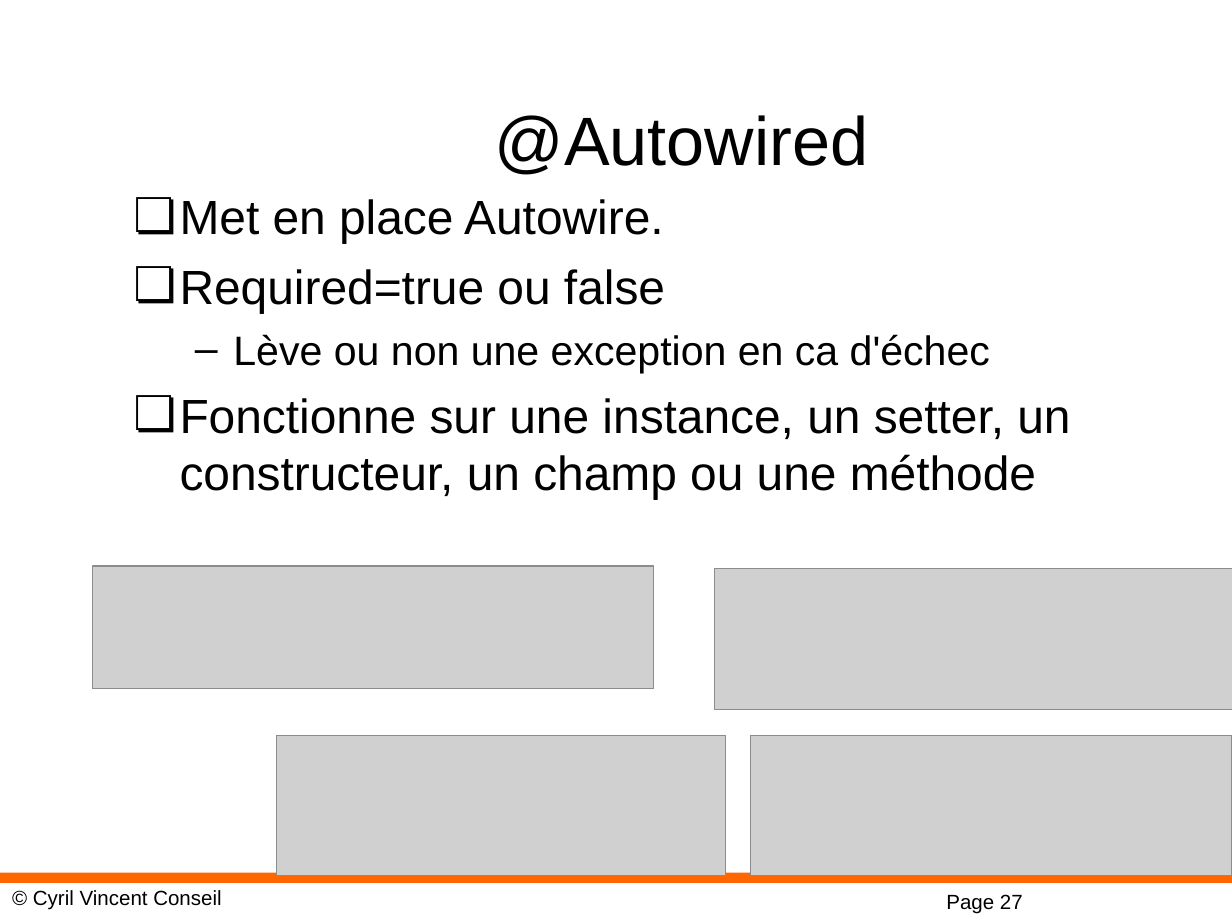
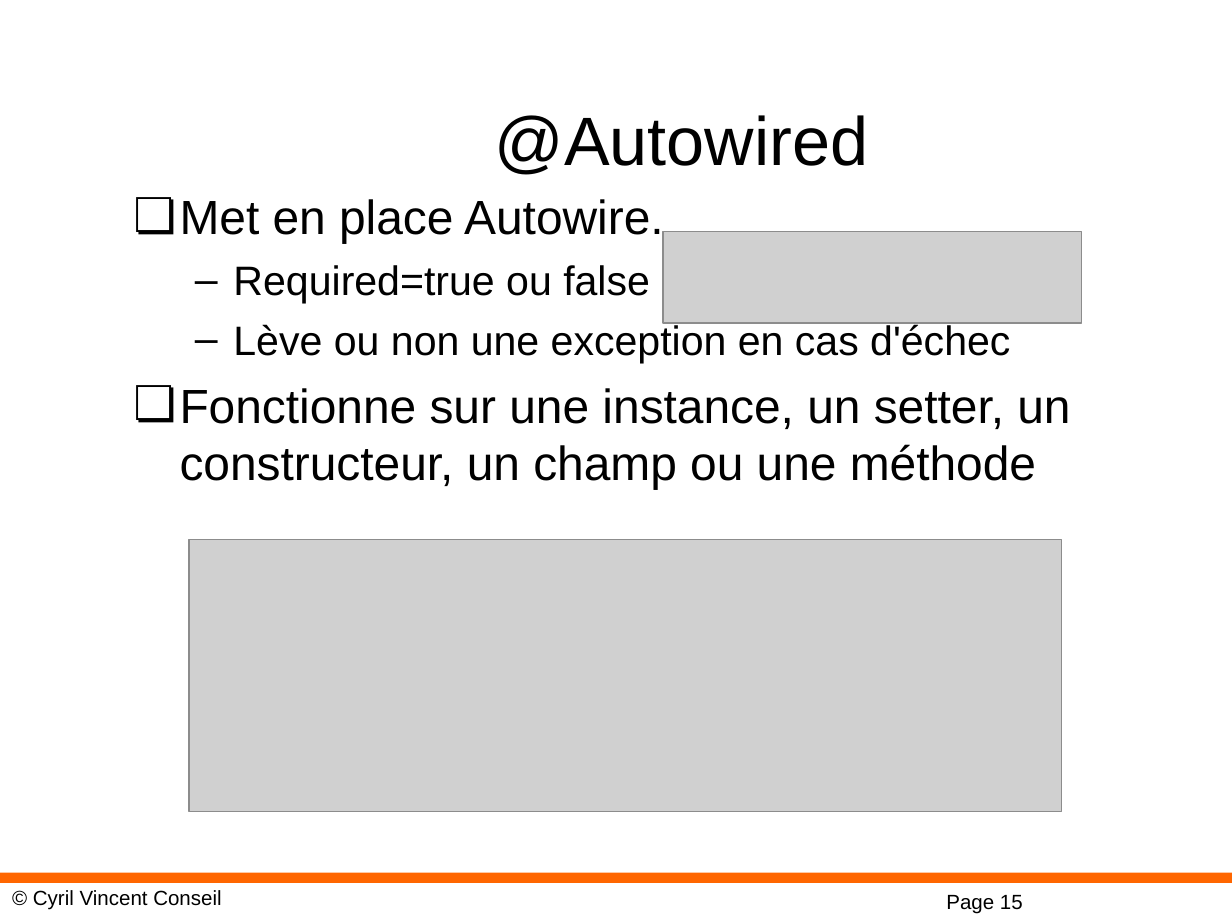
Before and after one commit to cyrilvincent/spring, a slide deck: slide 15 of ppt/04-IoC.ppt (slide 27 before the commit). Drawn at 1232x924 pixels with LibreOffice and Linux fonts; fonts in the diff are those of the drawing; grey boxes stand for pictures; background and template pictures are left out. Boxes give left, top, right and bottom in pixels: in the first picture for what was removed or moved away, otherwise in the second. Text is boxed around its words. In the diff, an @@ line names an element or a change of style, - is before the commit and + after.

```diff
--- a/ppt/04-IoC.ppt
+++ b/ppt/04-IoC.ppt
@@ picture: place and size @@
-picture at box(92, 565, 654, 687)
+picture at box(663, 232, 1082, 323)
@@ text at box(233, 265, 650, 303): size 28 to 24 pt in "Required=true ou false"; bullet ❏ to –; list level 1 to 2 in "Required=true ou false" @@
@@ text at box(233, 322, 1010, 363): text changed @@
-  – Lève ou non une exception en ca d'échec
+  – Lève ou non une exception en cas d'échec
@@ picture: place and size @@
-picture at box(276, 736, 726, 876)
+picture at box(188, 540, 1061, 811)
@@ picture removed at box(715, 569, 1232, 711) @@
@@ picture removed at box(750, 736, 1232, 876) @@
@@ page number at box(946, 895, 1023, 914): text changed @@
-Page 27
+Page 15
```
Also in this commit, not shown: 1 other slide changed, 13 slides removed, 14 other files.
